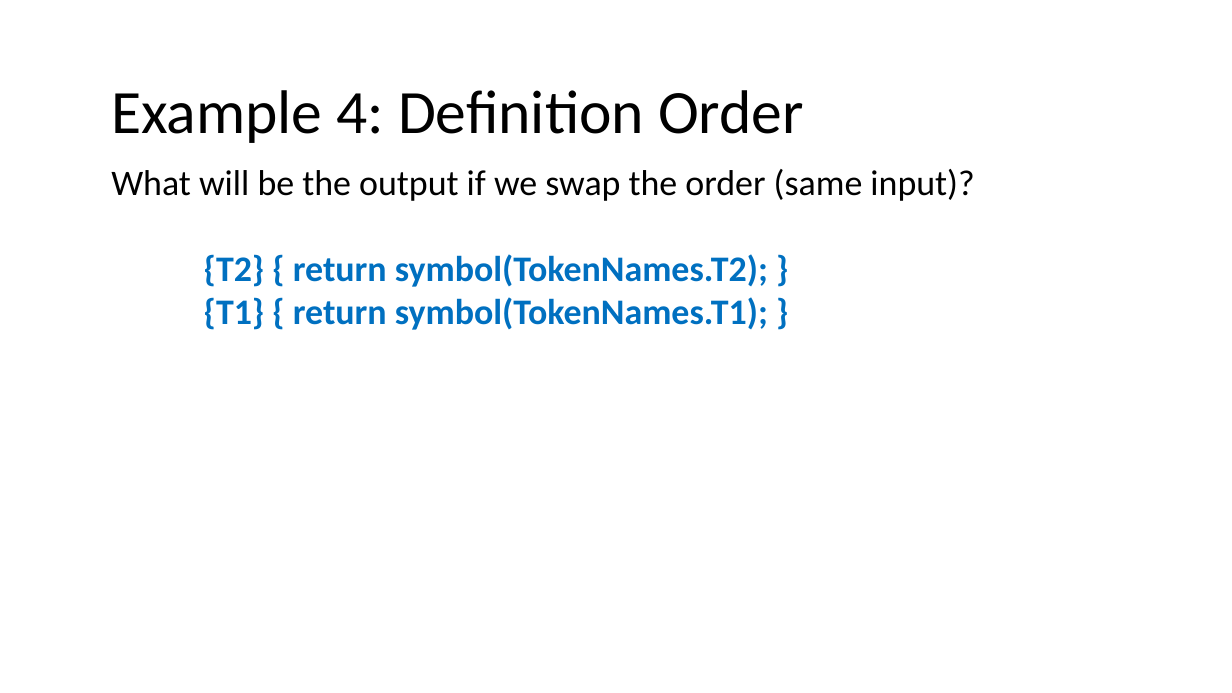
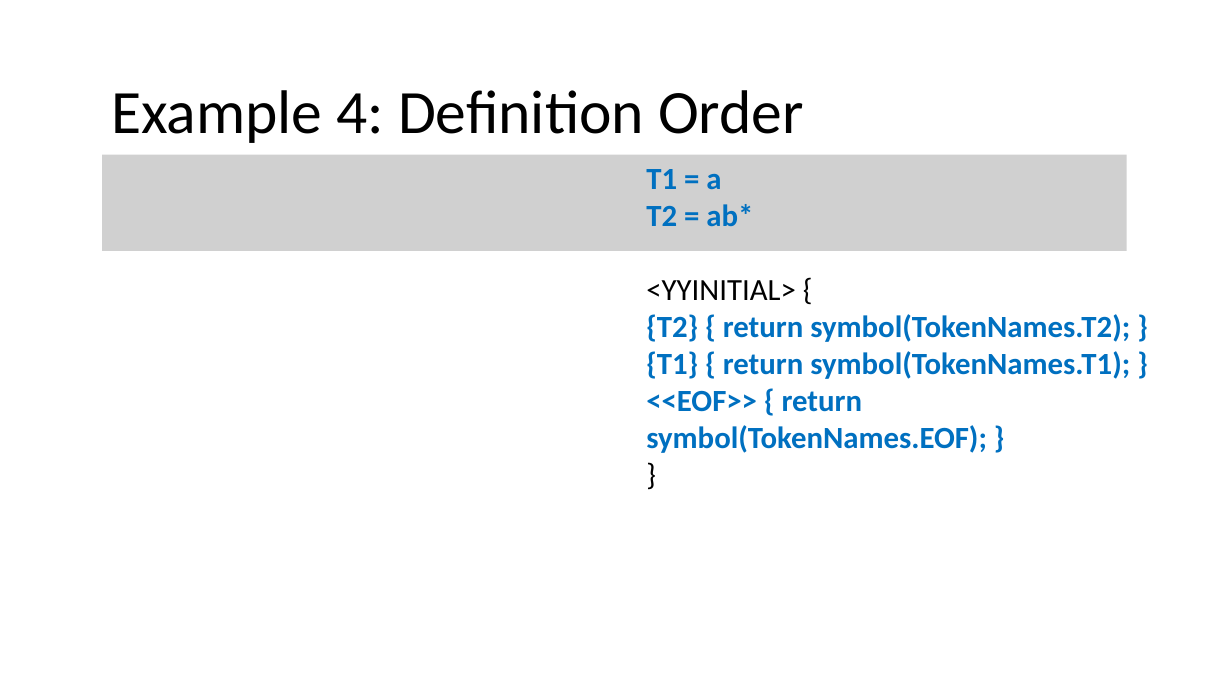
Before and after one commit to nivshani/compilation, a slide deck: slide 114 of slides/lexical_analysis.pptx. Drawn at 1232x693 pixels with LibreOffice and Linux fonts; fonts in the diff are those of the drawing; grey boxes stand for pictures. Boxes give left, top, right and bottom in pixels: in the first picture for what was removed or moved away, otherwise in the second. Text is boxed around its words. In the diff, an @@ line names an element or a change of style, - is before the commit and + after.

```diff
--- a/slides/lexical_analysis.pptx
+++ b/slides/lexical_analysis.pptx
@@ picture added at box(103, 154, 1128, 250) @@
@@ text "T1 = a": place and size @@
-text "T1 = a" at box(111, 169, 974, 330)
+text "T1 = a" at box(646, 169, 1130, 453)
@@ text at box(646, 169, 796, 300): text changed; size 28 to 24 pt @@
-What will be the output if we swap the order (same input)?
+T1 = a
+T2 = ab*
+<YYINITIAL> {
@@ text at box(646, 314, 1130, 379): size 28 to 24 pt in "{T2} { return symbol(TokenNames.T2); }", "{T1} { return symbol(TokenNames.T1); }" @@
@@ text at box(646, 390, 987, 453): paragraphs added @@
+<<EOF>> { return symbol(TokenNames.EOF); }
+}
```
Also in this commit, not shown: 17 other slides changed, 1 slide added, 1 other file.
